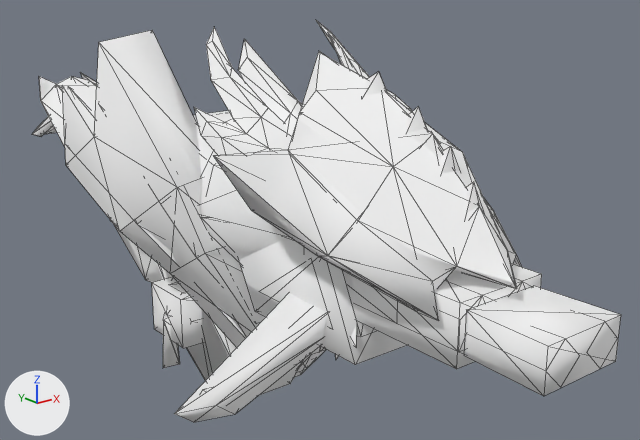
What one commit did to the glTF model docs/models/weapons/w04/090.glb.
Before and after are seen from a 50 mm camera at (-1.071, -1.808, 0.415) aimed at (0.171, -0.256, -0.206). Lighting does not change. The marker at lower left points along +X, +Y and +Z. The older version comes first. Mesh edges are drawn as thin lines. Vertices at exactly the same position are counted once.

Names of what the first picture shows: 'Group[0]', 'Group[100]', 'Group[1]', 'Group[2]'.
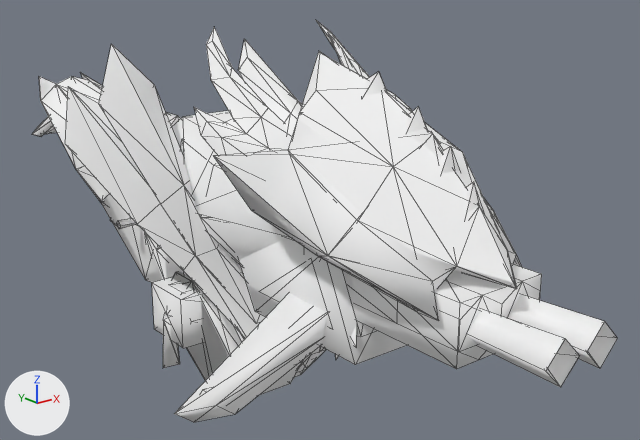
The edits, one by one:
me_group_1 is used by ob_group_1; location (0.0, 0.0, 0.0).
me_group_1 had 97 vertices, 144 faces and spanned x -0.253..0.253, y -1.105..-0.106, z -0.234..0.214.
me_group_1 now has 89 vertices, 132 faces and spans x -0.253..0.253, y -1.104..-0.106, z -0.234..0.214.
me_group_1 part 1: the loose piece of 8 vertices spanning x -0.091..0.091, y -1.105..-0.942, z -0.217..-0.137 is deleted.
me_group_2 is used by ob_group_2; location (0.0, 0.0, 0.0).
me_group_2 had 56 vertices, 98 faces and spanned x -0.324..0.06, y -0.4..0.016, z -0.458..0.242.
me_group_2 now has 36 vertices, 62 faces and spans x -0.323..0.041, y -0.381..0.011, z -0.417..0.22.
me_group_2 part 2: the loose piece of 20 vertices spanning x -0.324..0.06, y -0.4..0.016, z -0.458..0.242 is deleted.

Where the change shows, as pixel boxes (x1, y1, x2, y2) in the pictures (640 x 440 px):
'Group[1]', reshaped: before (298, 56, 621, 396); after (298, 56, 618, 387)
'Group[2]', reshaped (7% shorter): before (62, 30, 265, 347); after (65, 44, 265, 338)
part 1 of me_group_1, deleted: before (465, 286, 621, 396)
part 2 of me_group_2, deleted: before (62, 30, 265, 347)
